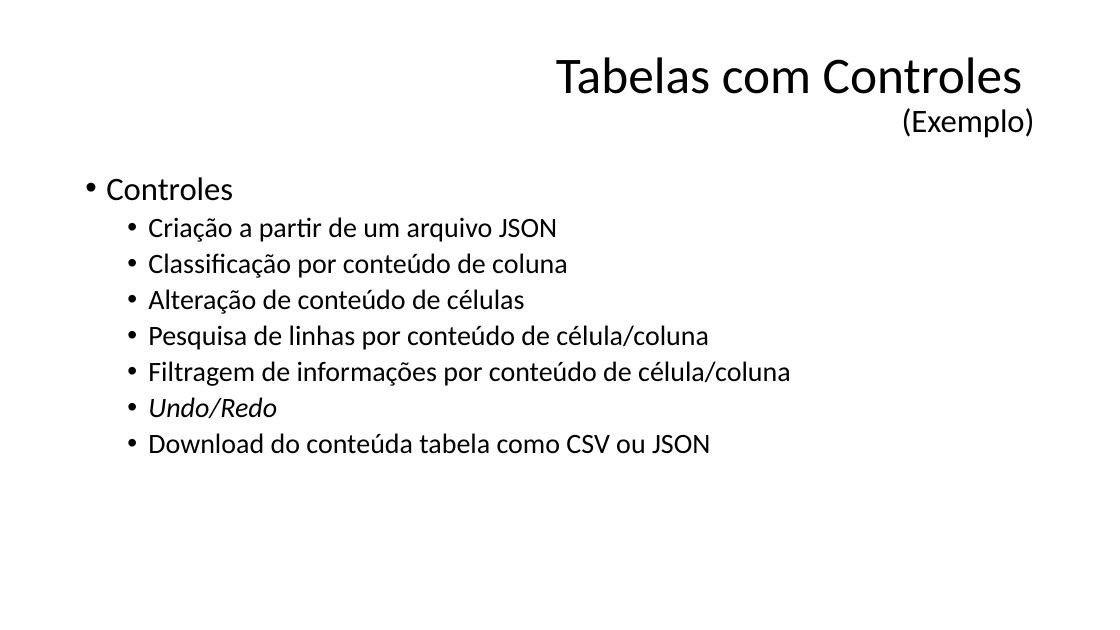
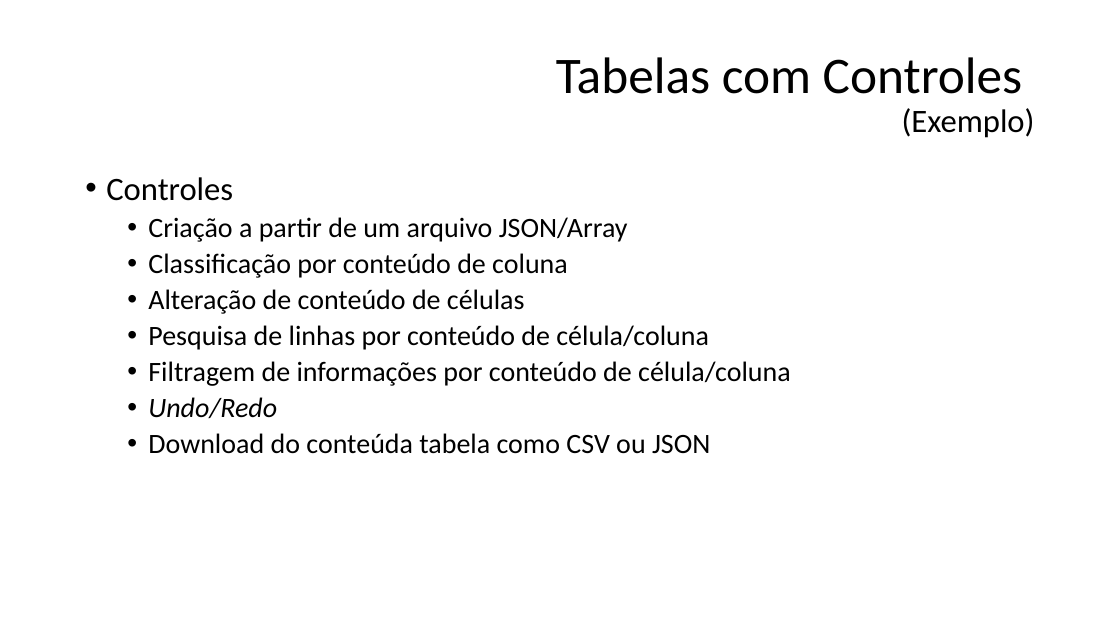
Before and after one commit to tadeumaffeis/ProgramacaoMultiplataforma, a slide deck: slide 17 of Aulas/04 - Criação de Tabela com Controles/04 - Tabela com Controles.pptx. Drawn at 1120x630 pixels with LibreOffice and Linux fonts; fonts in the diff are those of the drawing. Boxes give left, top, right and bottom in pixels: in the first picture for what was removed or moved away, otherwise in the second. Text is boxed around its words. In the diff, an @@ line names an element or a change of style, - is before the commit and + after.

```diff
--- a/Aulas/04 - Criação de Tabela com Controles/04 - Tabela com Controles.pptx
+++ b/Aulas/04 - Criação de Tabela com Controles/04 - Tabela com Controles.pptx
@@ text at (148,217,628,242): text changed @@
-  • Criação a partir de um arquivo JSON
+  • Criação a partir de um arquivo JSON/Array
```
Also in this commit, not shown: 2 other slides changed, 4 slides added, 7 other files.
